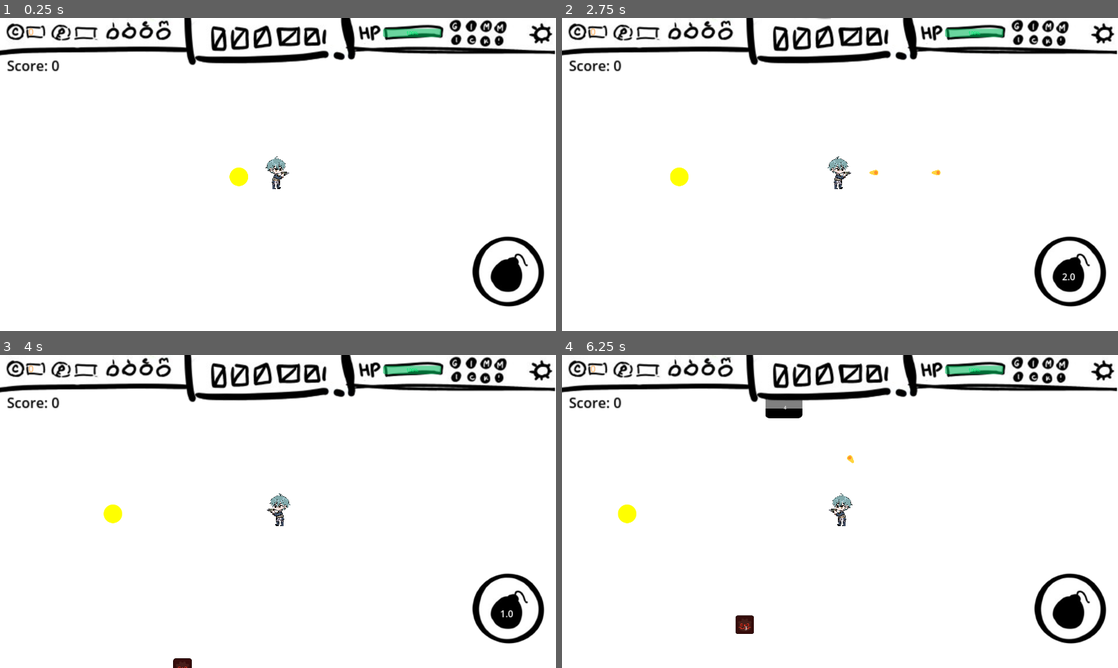
Above: before the commit, frames 1-4 (two rows, left to right).
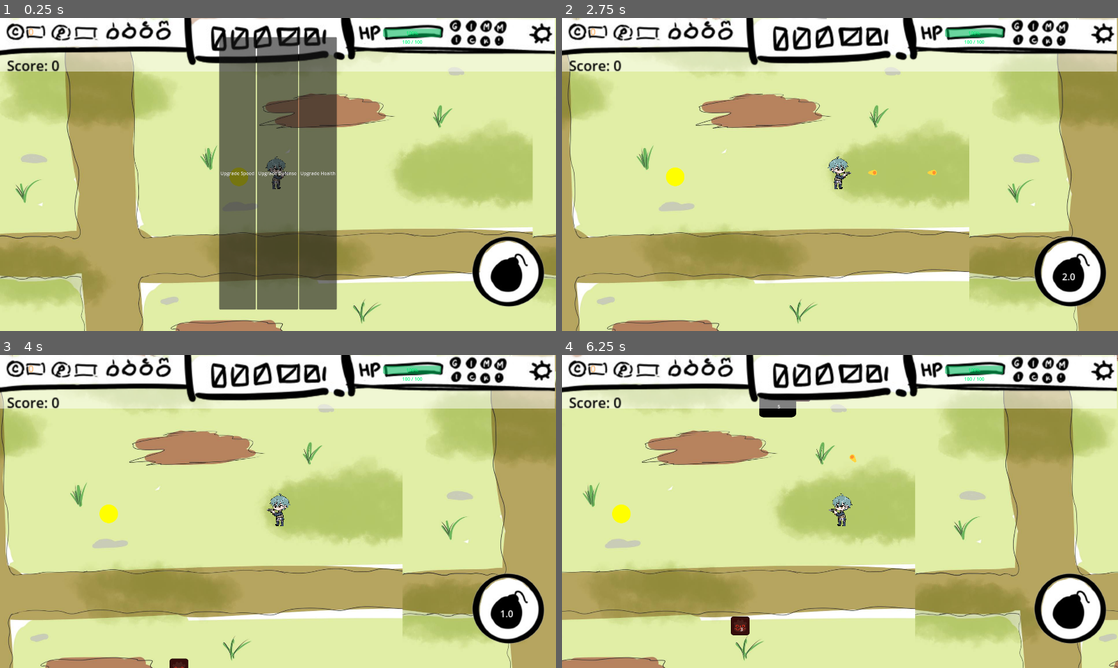
Above: after the commit, the same moments.

Repository: deutandev/survival-shooter
Game: Godot game, scene res://environment/map.tscn
The game is run twice, just before and just after one commit, with the same random seed, the same clock (stepped at 60 frames per second) and the same inputs.
Inputs (mouse positions are in pixels of both pictures, inside the frame that each line leads up to):
- Up to frame 1 (0.25 s): no input
- Up to frame 2 (2.75 s): click (801, 174) at 0.5 s, where only the run after the commit has a clickable "Upgrade Speed"; click (1073, 271) at 1.25 s; tap Enter at 2 s; move the mouse to (962, 158) at 2.02 s; hold D (move_right) from 2.03 s (still down); tap E (interact) at 2.1 s; click (962, 158) at 2.17 s
- Up to frame 3 (4 s): release D (move_right) at 2.75 s; drag from (166, 527) to (289, 508) at 2.77 s; click "1.0" at 3.5 s
- Up to frame 4 (6.25 s): move the mouse to (895, 442) at 4.27 s; hold D (move_right) 4.28-5 s; tap Ctrl at 4.35 s; drag from (812, 574) to (840, 511) at 5.02 s; move the mouse to (1006, 558) at 5.77 s; hold A (move_left) from 5.78 s (still down); tap Y at 5.85 s

The runs differ from the first frame. In frame 1, 86% of the frame differs, in the area x 0-100%, y 0-100%; in frame 2, 85%; in frame 3, 85%; in frame 4, 85%.

Commit message:
Implement upgrade system: add upgrade data resources for health, speed, and defense upgrades.

Diff:
--- /dev/null
+++ b/UI/UpgradeMenu.tscn
@@ -0,0 +1,39 @@
+[gd_scene load_steps=4 format=3 uid="uid://dk5dpwdsv2s7u"]
+
+[ext_resource type="Script" uid="uid://bxjltxbpaxkbx" path="res://UI/upgrade_menu.gd" id="1_l138m"]
+[ext_resource type="PackedScene" uid="uid://djteo6k1cj6hf" path="res://components/upgrade/upgrade_button.tscn" id="6_krmxn"]
+[ext_resource type="PackedScene" uid="uid://cf3tsgcs0kkww" path="res://components/upgrade/upgrade_pool.tscn" id="7_y6oqg"]
+
+[node name="UpgradeMenu" type="Control"]
+layout_mode = 3
+anchors_preset = 15
+anchor_right = 1.0
+anchor_bottom = 1.0
+grow_horizontal = 2
+grow_vertical = 2
+script = ExtResource("1_l138m")
+button_scene = ExtResource("6_krmxn")
+
+[node name="HBoxContainer" type="HBoxContainer" parent="."]
+layout_mode = 1
+anchors_preset = 15
+anchor_right = 1.0
+anchor_bottom = 1.0
+offset_top = 66.0
+offset_bottom = -74.0
+grow_horizontal = 2
+grow_vertical = 2
+alignment = 1
+
+[node name="Label" type="Label" parent="."]
+layout_mode = 1
+anchors_preset = 5
+anchor_left = 0.5
+anchor_right = 0.5
+offset_left = -20.0
+offset_right = 20.0
+offset_bottom = 23.0
+grow_horizontal = 2
+text = "UPGRADE"
+
+[node name="UpgradePool" parent="." instance=ExtResource("7_y6oqg")]
--- /dev/null
+++ b/UI/upgrade_menu.gd
@@ -0,0 +1,32 @@
+extends Control
+
+@export var button_scene: PackedScene
+@onready var container: HBoxContainer = $HBoxContainer
+@export var target: Node  # <-- The player or entity to apply upgrades to
+@onready var upgrade_manager = target.get_node("UpgradeManager")
+@onready var upgrade_pool = $UpgradePool
+
+var upgrade_options: Array[UpgradeData] = []
+
+
+func _ready():
+	show_random_upgrades()
+	print(upgrade_pool)
+	for upgrade in upgrade_options:
+		var button = button_scene.instantiate()
+		button.text = upgrade.label
+		button.pressed.connect(func(): _apply_upgrade(upgrade, target))
+		container.add_child(button)
+
+
+func _apply_upgrade(upgrade: UpgradeData, upgrade_target: Node):
+	print("Applied upgrade:", upgrade.amount)
+	upgrade_manager.apply_upgrade(upgrade, upgrade_target)
+	queue_free() # optionally close the menu
+
+
+func show_random_upgrades():
+	var random_3 = upgrade_pool.get_random_upgrades(3)
+	print(random_3)
+	for upgrade in random_3:
+		upgrade_options.append(upgrade)
--- a/characters/player/health_manager.gd
+++ b/characters/player/health_manager.gd
@@ -1,22 +1,25 @@
-extends Node
+extends Node2D
 class_name HealthManager
 
-signal health_changed()
+signal health_changed(current, max)
 signal dead
 
-@export var max_health := 100
-var current_health := max_health
+var max_health:int = 100
+var current_health:int = max_health
 
 func _ready():
-	reset()
+	current_health = max_health
 
-func take_damage(damage_amount: int):
-	#print_debug("Take Damage")
-	current_health -= damage_amount
-	health_changed.emit(current_health)
-	if current_health <= 0:
-		dead.emit()
+func take_damage(amount: int):
+	current_health = max(current_health - amount, 0)
+	print("current h", amount)
+	emit_signal("health_changed", current_health, max_health)
+	if current_health == 0:
+		emit_signal("dead")
 
-func reset():
-	current_health = max_health
-	health_changed.emit(current_health)
+func heal(amount: int):
+	current_health = min(current_health + amount, max_health)
+	emit_signal("health_changed", current_health, max_health)
+
+func is_dead() -> bool:
+	return current_health <= 0
--- a/characters/player/hurt_manager.gd
+++ b/characters/player/hurt_manager.gd
@@ -3,18 +3,21 @@
 
 @onready var hurtbox: Area2D = %HurtBox
 @onready var hurt_timer: Timer = %HurtTimer
-@export var knockback_power := 1000
-@export var damage_amount := 5
+@export var knockback_power:int = 1000
+@export var damage_amount: int = 5
 @export var target: CharacterBody2D
-@onready var health: HealthManager = %HealthManager
+@onready var health_manager: HealthManager = %HealthManager
+@export var defense: float = 0.0
 
 var is_hurt := false
 var is_free := true
 
 
-func apply_damage(body: Node2D):
-	health.take_damage(body.stats.damage)
-	apply_knockback(body.velocity)
+func apply_damage(body: Node2D, raw_damage: int = 1):
+	var enemy_damage = body.stats.damage if body.stats else raw_damage
+	var reduced_damage = max(enemy_damage - defense, 1)  # ✅ Use player's defense
+	health_manager.take_damage(reduced_damage)
+	# print current health
 
 func apply_knockback(enemy_velocity: Vector2):
 	if !target:
--- a/characters/player/player.gd
+++ b/characters/player/player.gd
@@ -5,22 +5,37 @@
 signal skill_cooldown_started(duration: float)
 signal skill_cooldown_ended()
 
-@export var player_data : CharacterData
+@export var player_base_data : CharacterData
+@export var skill_cooldown: float = 3.0
 
-@export var speed: float = 600.0
-@onready var health: HealthManager = %HealthManager
+@onready var health_manager: HealthManager = %HealthManager
 @onready var hurt_manager: HurtManager = %HurtManager
 @onready var gun: Area2D = %Gun
 
-@onready var skill_scene: PackedScene = player_data.skill_scene
-@export var skill_cooldown: float = 3.0
+@onready var skill_scene: PackedScene = player_base_data.skill_scene
+@onready var upgrade_mgr: UpgradeManager = $UpgradeManager
+
+
+var player_data: PlayerData
+
+var xp: int = 0
+var level: int = 1
+var xp_to_next: int = 100
+var xp_growth_rate: float = 1.25
 
 var skill: Node = null
 var can_use_skill := true
 
+var current_atk: int
+var current_def: int
+var current_speed: float
+var current_fire_rate: float
+
+
 func _ready() -> void:
-	health.reset()
-	health.dead.connect(on_player_death)
+	player_data = player_base_data.duplicate(true)
+	setup_character(player_data)
+	health_manager.dead.connect(on_player_death)
 	hurt_manager.target = self
 	# Connect signal from Gun
 	if gun:
@@ -29,8 +44,8 @@
 	if skill_scene:
 		skill = skill_scene.instantiate()
 		skill.global_position = global_position
-		skill.owner = self  # optional, in case skill needs to know
 		add_child(skill)
+	print(current_speed)
 
 
 func _on_shoot_direction_changed(facing_right: bool):
@@ -38,9 +53,16 @@
 	$Sprite2D.flip_h = not facing_right
 
 
+func setup_character(data: CharacterData):
+	health_manager.max_health = data.max_health
+	health_manager.current_health = data.max_health
+	hurt_manager.defense = data.defense
+	current_speed = data.speed
+
+
 func get_input():
 	var input_direction = Input.get_vector("move_left", "move_right", "move_up", "move_down")
-	velocity = input_direction * speed
+	velocity = input_direction * current_speed
 
 func _physics_process(delta: float) -> void:
 	get_input()
@@ -63,5 +85,37 @@
 	#await get_tree().create_timer(1.0).timeout
 	#call_deferred("go_to_menu")
 
-#func go_to_menu():
-	#get_tree().change_scene_to_file("res://environment/main_menu/mainMenu.tscn")
+
+func get_stat(stat_name: String):
+	match stat_name:
+		"max_health":
+			return health_manager.max_health
+		"speed":
+			return current_speed
+		"defense":
+			return hurt_manager.defense
+		"fire_rate":
+			return current_fire_rate
+		_:
+			print("⚠️ Unknown stat:", stat_name)
+			return null
+
+func set_stat(stat_name: String, value):
+	match stat_name:
+		"max_health":
+			health_manager.max_health = value
+			health_manager.current_health = min(health_manager.current_health, value)
+			print("✅ Health upgraded to:", value)
+		"speed":
+			current_speed = value
+			print("✅ Speed upgraded to:", value)
+		"defense":
+			hurt_manager.defense = value
+			print("✅ Defense upgraded to:", value)
+		"fire_rate":
+			current_fire_rate = value
+			if gun:
+				gun.fire_rate = value
+				print("✅ Fire rate upgraded to:", value)
+		_:
+			print("⚠️ Cannot set unknown stat:", stat_name)
--- a/characters/player/player.tscn
+++ b/characters/player/player.tscn
@@ -7,6 +7,7 @@
 [ext_resource type="Texture2D" uid="uid://djna3brwtph2v" path="res://characters/player/sprites/player_idle.png" id="3_c6leb"]
 [ext_resource type="PackedScene" uid="uid://cv8rforp2qx3w" path="res://pistol/gun.tscn" id="3_exd8k"]
 [ext_resource type="PackedScene" uid="uid://d36roq5bjt4cv" path="res://skills/bomb.tscn" id="6_c6leb"]
+[ext_resource type="PackedScene" uid="uid://cw1ufa4askf1m" path="res://components/upgrade/upgrade_manager.tscn" id="7_dirf7"]
 
 [sub_resource type="Animation" id="Animation_dirf7"]
 length = 0.001
@@ -56,7 +57,7 @@
 collision_mask = 6
 platform_floor_layers = 4294967040
 script = ExtResource("1_xxgcw")
-player_data = ExtResource("2_dirf7")
+player_base_data = ExtResource("2_dirf7")
 
 [node name="Gun" parent="." instance=ExtResource("3_exd8k")]
 unique_name_in_owner = true
@@ -109,5 +110,7 @@
 unique_name_in_owner = true
 script = ExtResource("1_exd8k")
 
+[node name="UpgradeManager" parent="." instance=ExtResource("7_dirf7")]
+
 [connection signal="body_entered" from="HurtManager/HurtBox" to="HurtManager" method="_on_hurt_box_body_entered"]
 [connection signal="timeout" from="HurtManager/HurtBox/HurtTimer" to="HurtManager" method="_on_hurt_timer_timeout"]
--- a/characters/player/player_data.gd
+++ b/characters/player/player_data.gd
@@ -2,3 +2,5 @@
 class_name PlayerData
 
 @export var skill_scene: PackedScene = null
+
+var level: int = 1
--- a/characters/player/player_data.tres
+++ b/characters/player/player_data.tres
@@ -7,7 +7,7 @@
 script = ExtResource("1_8m6lv")
 skill_scene = ExtResource("2_sh0m7")
 name = "player"
-max_health = 3
-speed = 100.0
+max_health = 100
+speed = 600.0
 defense = 1.0
 metadata/_custom_type_script = "uid://pm0u3b7fxm7v"
--- /dev/null
+++ b/components/upgrade/data/upgrade_defense.tres
@@ -0,0 +1,12 @@
+[gd_resource type="Resource" script_class="UpgradeData" load_steps=2 format=3 uid="uid://brc3ndk1qnleu"]
+
+[ext_resource type="Script" uid="uid://cidpj48hritl8" path="res://components/upgrade/upgrade_data.gd" id="1_nxcqu"]
+
+[resource]
+script = ExtResource("1_nxcqu")
+upgrade_type = 0
+stat_name = "defense"
+amount = 1.0
+label = "Upgrade Defense"
+description = "+1 Defence"
+metadata/_custom_type_script = "uid://cidpj48hritl8"
--- /dev/null
+++ b/components/upgrade/data/upgrade_health.tres
@@ -0,0 +1,12 @@
+[gd_resource type="Resource" script_class="UpgradeData" load_steps=2 format=3 uid="uid://24bvbh0o5c3c"]
+
+[ext_resource type="Script" uid="uid://cidpj48hritl8" path="res://components/upgrade/upgrade_data.gd" id="1_rptgg"]
+
+[resource]
+script = ExtResource("1_rptgg")
+upgrade_type = 0
+stat_name = "max_health"
+amount = 20.0
+label = "Upgrade Health"
+description = "+20 Max Health"
+metadata/_custom_type_script = "uid://cidpj48hritl8"
--- /dev/null
+++ b/components/upgrade/data/upgrade_speed.tres
@@ -0,0 +1,12 @@
+[gd_resource type="Resource" script_class="UpgradeData" load_steps=2 format=3 uid="uid://dev6of7hrcua7"]
+
+[ext_resource type="Script" uid="uid://cidpj48hritl8" path="res://components/upgrade/upgrade_data.gd" id="1_hh1hw"]
+
+[resource]
+script = ExtResource("1_hh1hw")
+upgrade_type = 0
+stat_name = "speed"
+amount = 20.0
+label = "Upgrade Speed"
+description = "+20 Speed"
+metadata/_custom_type_script = "uid://cidpj48hritl8"
--- /dev/null
+++ b/components/upgrade/stat_upgradeable.gd
@@ -0,0 +1,8 @@
+extends Node
+class_name StatUpgradable
+
+func get_stat(stat_name: String) -> Variant:
+	return null
+
+func set_stat(stat_name: String, value: Variant) -> void:
+	pass
--- /dev/null
+++ b/components/upgrade/upgrade_button.tscn
@@ -0,0 +1,5 @@
+[gd_scene format=3 uid="uid://djteo6k1cj6hf"]
+
+[node name="UpgradeButton" type="Button"]
+text = "UPGRADE HEALTH
++10"
--- /dev/null
+++ b/components/upgrade/upgrade_data.gd
@@ -0,0 +1,12 @@
+extends Resource
+class_name UpgradeData
+
+
+enum UpgradeType { ADD, MULTIPLY }
+
+@export var upgrade_type: UpgradeType = UpgradeType.ADD
+@export var stat_name: String = "max_health" # target stat to affect
+@export var amount: float = 20.0 # amount or multiplier
+@export var label: String = "Upgrade Max HP"
+@export var description: String = "+20 Max HP"
+@export var icon: Texture2D
--- /dev/null
+++ b/components/upgrade/upgrade_manager.gd
@@ -0,0 +1,23 @@
+extends Node
+class_name UpgradeManager
+
+signal upgraded(stat: String, new_value: Variant)
+
+# UpgradeManager.gd
+func apply_upgrade(upgrade: UpgradeData, target: Node):  # ✅ FIXED
+	var stat_name = upgrade.stat_name
+	var amount = upgrade.amount
+
+	var current = target.get_stat(stat_name)
+	if current == null:
+		print("⚠️ Stat not found:", stat_name)
+		return
+
+	match upgrade.upgrade_type:
+		UpgradeData.UpgradeType.ADD:
+			target.set_stat(stat_name, current + amount)
+		UpgradeData.UpgradeType.MULTIPLY:
+			target.set_stat(stat_name, current * (1.0 + amount / 100.0))
+
+	print("✅ Applied upgrade:", stat_name, "→", target.get_stat(stat_name))
+	emit_signal("upgraded", stat_name, target.get_stat(stat_name))
--- /dev/null
+++ b/components/upgrade/upgrade_manager.tscn
@@ -0,0 +1,6 @@
+[gd_scene load_steps=2 format=3 uid="uid://cw1ufa4askf1m"]
+
+[ext_resource type="Script" uid="uid://c4iflns15fane" path="res://components/upgrade/upgrade_manager.gd" id="1_21b00"]
+
+[node name="UpgradeManager" type="Node2D"]
+script = ExtResource("1_21b00")
--- /dev/null
+++ b/components/upgrade/upgrade_pool.gd
@@ -0,0 +1,22 @@
+extends Node
+
+
+@export var upgrades = [
+	preload("res://components/upgrade/data/upgrade_health.tres"),
+	preload("res://components/upgrade/data/upgrade_speed.tres"),
+	preload("res://components/upgrade/data/upgrade_defense.tres")
+]
+
+
+func get_random_upgrades(count: int = 3) -> Array:
+	var rng = RandomNumberGenerator.new()
+	rng.randomize()
+	var pool = upgrades.duplicate()
+	var selected: Array = []
+
+	while selected.size() < count and pool.size() > 0:
+		var i = rng.randi_range(0, pool.size() - 1)
+		selected.append(pool[i])
+		pool.remove_at(i)
+
+	return selected
--- /dev/null
+++ b/components/upgrade/upgrade_pool.tscn
@@ -0,0 +1,6 @@
+[gd_scene load_steps=2 format=3 uid="uid://cf3tsgcs0kkww"]
+
+[ext_resource type="Script" uid="uid://cuye6k8wbu7bp" path="res://components/upgrade/upgrade_pool.gd" id="1_kvbie"]
+
+[node name="UpgradePool" type="Node2D"]
+script = ExtResource("1_kvbie")
--- a/environment/health_bar.gd
+++ b/environment/health_bar.gd
@@ -2,13 +2,21 @@
 
 @export var target_node: Node
 
+@onready var health_label: Label = $HealthLabel
+
 func _ready():
 	await get_tree().process_frame
-	if target_node and target_node.health:
-		max_value = target_node.health.max_health
-		target_node.health.health_changed.connect(update_bar)
-		update_bar(target_node.health.current_health)
+	if target_node and target_node.health_manager:
+		max_value = target_node.health_manager.max_health
+		target_node.health_manager.health_changed.connect(update_bar)
+		update_bar(target_node.health_manager.current_health)
 
-func update_bar(current_health: int) -> void:
+func update_bar(current_health: int, max_health: int = 100) -> void:
 	#print_debug("Update Bar")
+	max_value = max_health
 	value = current_health
+
+	if health_label:
+		health_label.text = str(current_health) + " / " + str(max_health)
+	else:
+		print("Health label not found in HealthBar")
--- a/environment/map.gd
+++ b/environment/map.gd
@@ -1,9 +1,11 @@
 extends Node2D
 
 # Pool references
-@onready var regular_pool = $RegularPool
-@onready var tank_pool = $TankPool
-@onready var vanguard_pool = $VanguardPool
+@onready var regular_pool: Node = $RegularPool
+@onready var tank_pool: Node = $TankPool
+@onready var vanguard_pool: Node = $VanguardPool
+
+#@onready var upgrade_manager: Node = $UpgradeManager
 
 # Mob spawn weights (higher = more common)
 @export var mob_weights: Dictionary = {
@@ -11,6 +13,7 @@
 	"tank": 20,       # 20% chance
 	"vanguard": 10    # 10% chance
 }
+
 
 func spawn_mob():
 	# Determine mob type based on weights
--- a/environment/map.tscn
+++ b/environment/map.tscn
@@ -1,9 +1,11 @@
-[gd_scene load_steps=16 format=3 uid="uid://ci7o2hwcenyhx"]
+[gd_scene load_steps=18 format=3 uid="uid://ci7o2hwcenyhx"]
 
 [ext_resource type="PackedScene" uid="uid://dhpintm4oouv3" path="res://characters/player/player.tscn" id="1_8viek"]
 [ext_resource type="Script" uid="uid://by3uf4ticsjm2" path="res://environment/map.gd" id="1_fp5rb"]
 [ext_resource type="Texture2D" uid="uid://bptwnf5qa7614" path="res://environment/game_panel.png" id="2_aacnv"]
+[ext_resource type="Script" uid="uid://cd8dndsi2dcx1" path="res://chunksystem/chunk_manager.gd" id="2_jyqfc"]
 [ext_resource type="Script" uid="uid://bvdghlnculcbc" path="res://environment/health_bar.gd" id="2_ml8jp"]
+[ext_resource type="PackedScene" uid="uid://vaqrayj1l0lo" path="res://chunksystem/ChunkNode.tscn" id="3_a3b41"]
 [ext_resource type="Script" uid="uid://wtnvja7gb1yt" path="res://environment/label_manager.gd" id="3_i4838"]
 [ext_resource type="Texture2D" uid="uid://b74afqc8gfkyq" path="res://environment/bomb_button.png" id="4_sd800"]
 [ext_resource type="PackedScene" uid="uid://6fjm0d64g61c" path="res://drop_item/coin.tscn" id="5_ml8jp"]
@@ -12,8 +14,8 @@
 [ext_resource type="PackedScene" uid="uid://dj2625ljimjkr" path="res://pooling/object_pool.tscn" id="7_ji8xv"]
 [ext_resource type="PackedScene" uid="uid://cce0ntpr7nmft" path="res://characters/enemies/mobs/tank.tscn" id="7_sd800"]
 [ext_resource type="PackedScene" uid="uid://5knwhkryyy4s" path="res://characters/enemies/mobs/vanguard.tscn" id="9_lcdfg"]
-[ext_resource type="Texture2D" uid="uid://cb1jnqp2fbwtd" path="res://environment/sketch_past1.jpg" id="11_lcdfg"]
 [ext_resource type="Script" path="res://environment/ui_manager.gd" id="13_v5ifb"]
+[ext_resource type="PackedScene" uid="uid://dk5dpwdsv2s7u" path="res://UI/UpgradeMenu.tscn" id="15_e8rkj"]
 
 [sub_resource type="Curve2D" id="Curve2D_3sytr"]
 _data = {
@@ -24,19 +26,11 @@
 [node name="Map" type="Node2D"]
 script = ExtResource("1_fp5rb")
 
-[node name="CanvasLayer" type="CanvasLayer" parent="."]
-layer = -100
-
-[node name="ColorRect" type="ColorRect" parent="CanvasLayer"]
-offset_left = -41.0
-offset_top = -5.0
-offset_right = 2016.0
-offset_bottom = 1097.0
-
-[node name="SketchPast1" type="Sprite2D" parent="CanvasLayer"]
-visible = false
-position = Vector2(960, 541)
-texture = ExtResource("11_lcdfg")
+[node name="ChunkManager" type="Node2D" parent="." node_paths=PackedStringArray("player")]
+z_index = -1
+script = ExtResource("2_jyqfc")
+chunk_scene = ExtResource("3_a3b41")
+player = NodePath("../Player")
 
 [node name="CanvasLayer3" type="CanvasLayer" parent="."]
 
@@ -102,6 +96,21 @@
 script = ExtResource("2_ml8jp")
 target_node = NodePath("../../Player")
 
+[node name="HealthLabel" type="Label" parent="CanvasLayer2/PlayerHealthBar"]
+layout_mode = 1
+anchors_preset = 7
+anchor_left = 0.5
+anchor_top = 1.0
+anchor_right = 0.5
+anchor_bottom = 1.0
+offset_left = -30.5
+offset_top = 5.0
+offset_right = 31.5
+offset_bottom = 28.0
+grow_horizontal = 2
+grow_vertical = 0
+text = "100/100"
+
 [node name="LabelCode" type="Node2D" parent="CanvasLayer2"]
 script = ExtResource("3_i4838")
 
@@ -125,7 +134,13 @@
 scale = Vector2(3, 3)
 text = "Score:"
 
+[node name="UpgradeMenu" parent="CanvasLayer2" node_paths=PackedStringArray("target") instance=ExtResource("15_e8rkj")]
+size_flags_horizontal = 3
+size_flags_vertical = 3
+target = NodePath("../../Player")
+
 [node name="Player" parent="." instance=ExtResource("1_8viek")]
+unique_name_in_owner = true
 position = Vector2(1042, 483)
 
 [node name="Path2D" type="Path2D" parent="Player"]
@@ -134,7 +149,6 @@
 
 [node name="PathFollow2D" type="PathFollow2D" parent="Player/Path2D"]
 unique_name_in_owner = true
-visible = false
 position = Vector2(-132, -95)
 rotation = 0.09066
 
Not shown, added: UI/upgrade_menu.gd.uid
Not shown, changed: addons/resources_spreadsheet_view/saved_state.json
Not shown: 1 places in characters/player/player.tscn that only renumber resources
Not shown, added: components/upgrade/stat_upgradeable.gd.uid
Not shown, added: components/upgrade/upgrade_data.gd.uid
Not shown, added: components/upgrade/upgrade_manager.gd.uid
Not shown, added: components/upgrade/upgrade_pool.gd.uid
